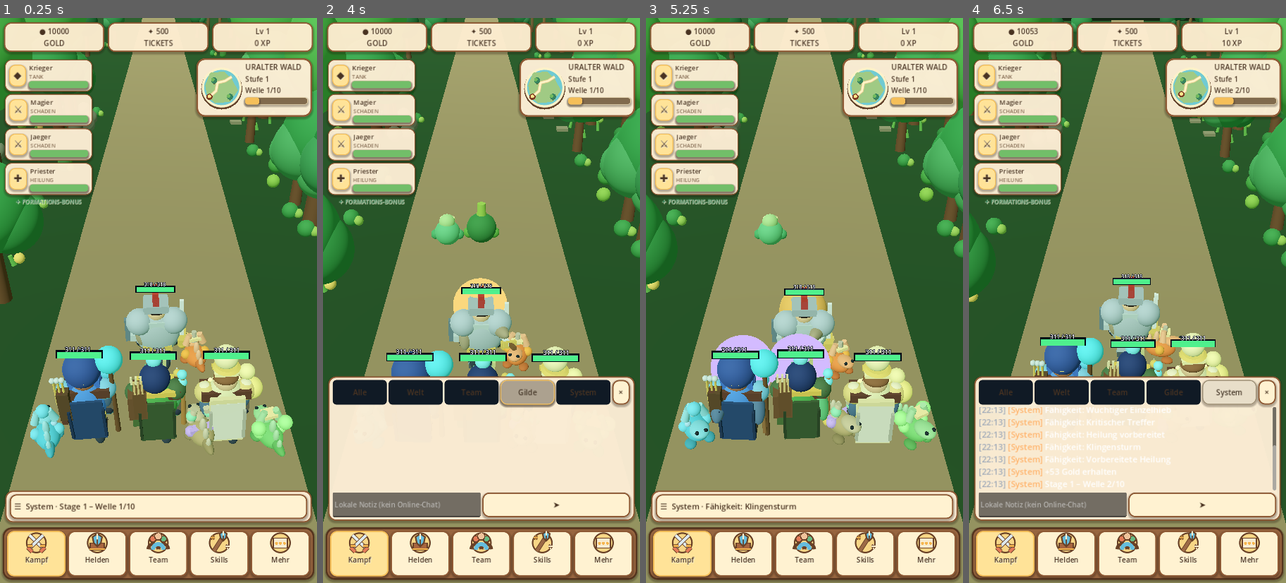
Above: before the commit, frames 1-4 (left to right).
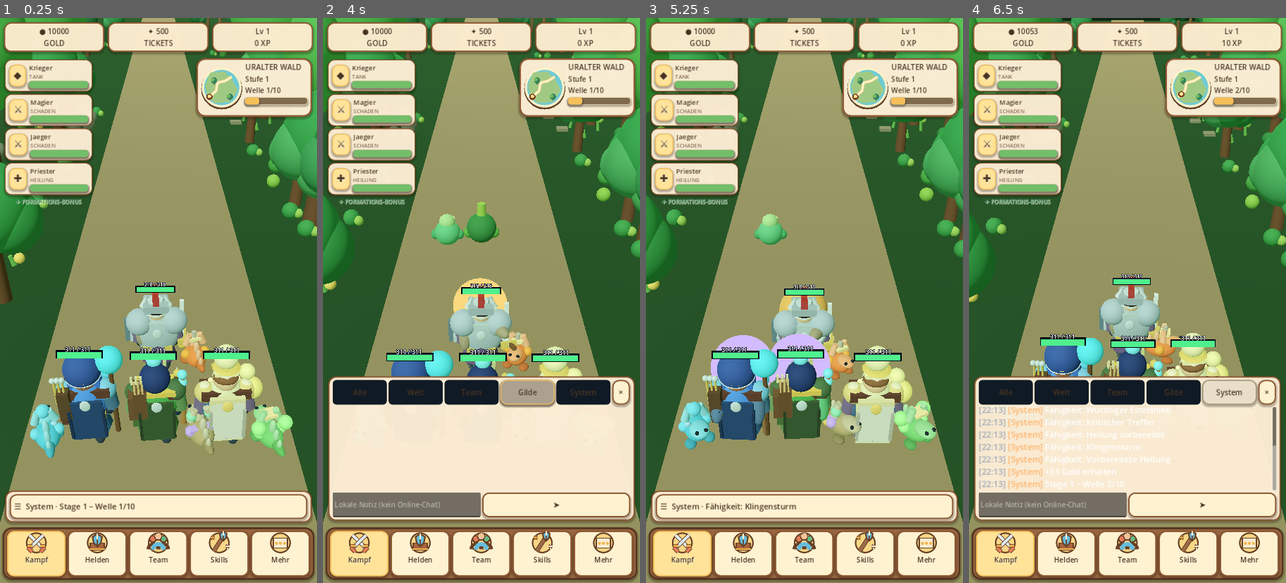
Above: after the commit, the same moments.

Repository: xynewageyx/TitanLegend
Game: Godot game, scene res://scenes/main.tscn
Two runs of this game, one before a commit and one after it. Both use one fixed random seed, a clock stepped at 60 frames per second and the inputs below.
Inputs:
- Up to frame 1 (0.25 s): no input
- Up to frame 2 (4 s): click "☰ System · Stage 1 – Welle 1/…" at 0.5 s; click "Welt" at 1.25 s; click "Alle" at 2 s; click "Team" at 2.75 s; click "Gilde" at 3.5 s
- Up to frame 3 (5.25 s): click "System" at 4.25 s; click "×" at 5 s
- Up to frame 4 (6.5 s): click "☰ System · Stage 1 – Welle 2/…" at 5.75 s

The runs differ from the first frame. In frame 1, 0.7% of the frame differs, in the area x 18-81%, y 49-75%; in frame 2, 0.2%; in frame 3, 0.5%; in frame 4, 0.2%.

Commit message:
Apply distinct fantasy costume meshes to all eleven hero classes

Diff:
--- a/scripts/team_formation.gd
+++ b/scripts/team_formation.gd
@@ -611,6 +611,7 @@
  # Role-aware class silhouettes and individual face colors; visuals only.
  preload("res://scripts/hero_visual_upgrade.gd").decorate(hero, class_id, selected_role, slot)
  preload("res://scripts/hero_silhouette_v2.gd").decorate(hero, class_id, selected_role, slot)
+ preload("res://scripts/hero_fantasy_costumes.gd").decorate(hero, class_id, selected_role, slot)
  var motion: Node3D = Node3D.new()
  motion.name = "HeroCombatMotion"
  motion.set_script(preload("res://scripts/hero_combat_motion.gd"))
